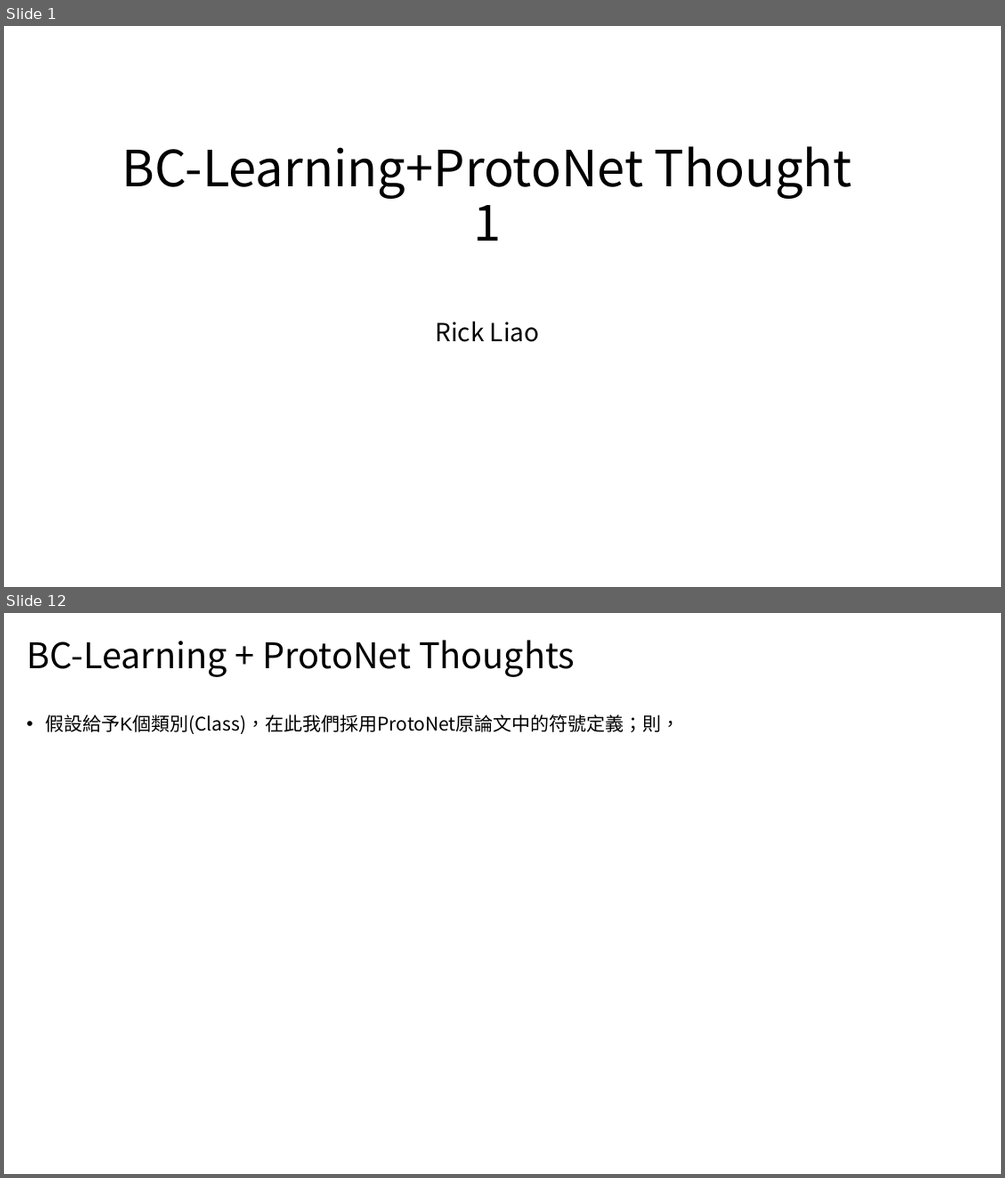
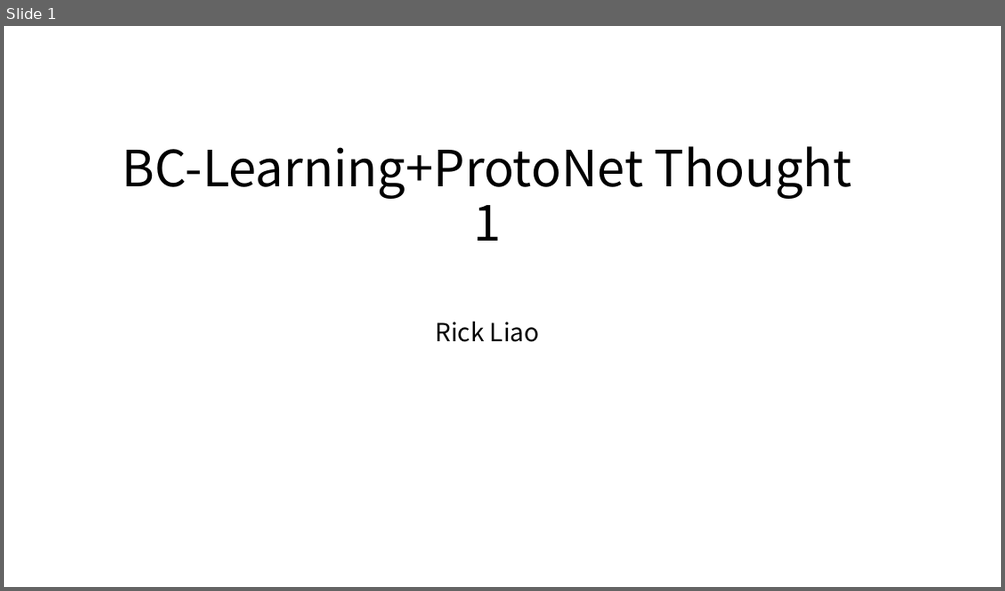
Before and after one commit to xrick/RickLiao-Repo, a slide deck: MyResearches/BCLearning+ProtoNet/Thoughts/bclearning+protonet_thoughts01.pptx. Shown one above the other, each under a label of ours: slides 1 and 12 before the commit, slide 1 after it; the slides between them are not shown. The pictures are 1005x1178 and 1005x591 pixels, drawn with LibreOffice and Linux fonts; fonts in the diff are those of the drawing. Boxes give left, top, right and bottom in pixels: in the first picture for what was removed or moved away, otherwise in the second. Text is boxed around its words. In the diff, an @@ line names an element or a change of style, - is before the commit and + after.

```diff
--- a/MyResearches/BCLearning+ProtoNet/Thoughts/bclearning+protonet_thoughts01.pptx
+++ b/MyResearches/BCLearning+ProtoNet/Thoughts/bclearning+protonet_thoughts01.pptx
@@ slide 12 removed at <box>4,613,1001,1174</box>, background #FFFFFF @@
@@ title removed at <box>26,640,574,677</box> @@
-BC-Learning + ProtoNet Thoughts
@@ text removed at <box>45,714,680,734</box> @@
-• 假設給予K個類別(Class)，在此我們採用ProtoNet原論文中的符號定義；則，
```
Also in this commit, not shown: 1 slide changed, 10 slides added, 15 other slides removed, 4 other files.
